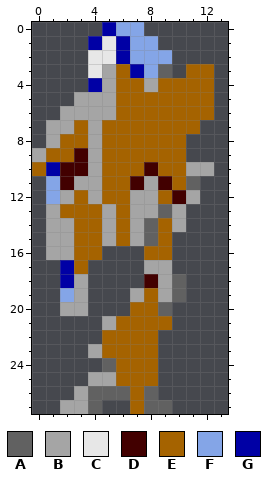
One commit to this pixel-art sprite: game-projects/r-type/objects/enemies/01/bink/images/bink_00.png. That is the earlier state.
The file is 14x28 pixels. Colours within 5 levels of each other are drawn and written as one.
Palette (. is transparent): A #616161  B #a5a5a5  C #e7e7e7  D #420000  E #a56300  F #84a5e7  G #0000a5
Once edited:
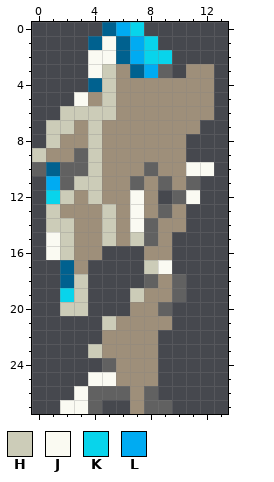
Colours new in this view: H #ccccb8  J #fafaf2  K #08d4eb  L #00abf2
Author's note on the commit: Bink - new paint job / deleted the mirrors
What changed:
Colour E changes from #a56300 to #9e8f7a.
Colour G changes from #0000a5 to #00618f.
Colour D becomes colour A in row 9 at x 3; in row 10 at x 2 to 3 and 8; in row 11 at x 2, 7 and 9; in row 12 at x 10; in row 18 at x 8.
Colour E becomes colour A in row 10 at x 0.
Colour B becomes colour E in row 4 at x 8; in row 5 at x 4; in rows 11 to 12 at x 8; in row 13 at x 8 and 10; in row 14 at x 10; in rows 18 to 19 at x 9.
Colour B becomes colour H in rows 3 to 5 at x 5; in row 6 at x 2 to 5; in row 7 at x 1 to 2 and 4; in row 8 at x 1 and 4; in row 9 at x 0 and 4; in row 10 at x 4.
Colour B becomes colour H in row 11 at x 3 to 4; in row 12 at x 2 and 4; in row 13 at x 1 and 5; in row 14 at x 1 to 2 and 5; in row 15 at x 2, 5 and 7; in row 16 at x 2.
Colour B becomes colour H in row 17 at x 8; in row 18 at x 3; in row 19 at x 3 and 7; in row 20 at x 2 to 3; in row 21 at x 5; in row 23 at x 4.
Colour B becomes colour J in row 5 at x 3; in row 10 at x 11 to 12; in row 12 at x 7 and 11; in rows 13 to 14 at x 7; in rows 15 to 16 at x 1; in row 17 at x 9.
Colour B becomes colour J in row 25 at x 4 to 5; in row 26 at x 3; in row 27 at x 2 to 3.
Colour C becomes colour J in row 1 at x 5; in row 2 at x 4 to 5; in row 3 at x 4.
Colour F becomes colour K in row 0 at x 7; in row 1 at x 8; in row 2 at x 8 to 9; in row 12 at x 1; in row 19 at x 2.
Colour F becomes colour L in row 0 at x 6; in rows 1 to 2 at x 7; in row 3 at x 8; in row 11 at x 1.
The author cleared colour E in row 12 at x 9.
Boxes around the changes in both pictures, in picture pixels (x1, y1, x2, y2):
changed: (32, 22, 214, 414)
